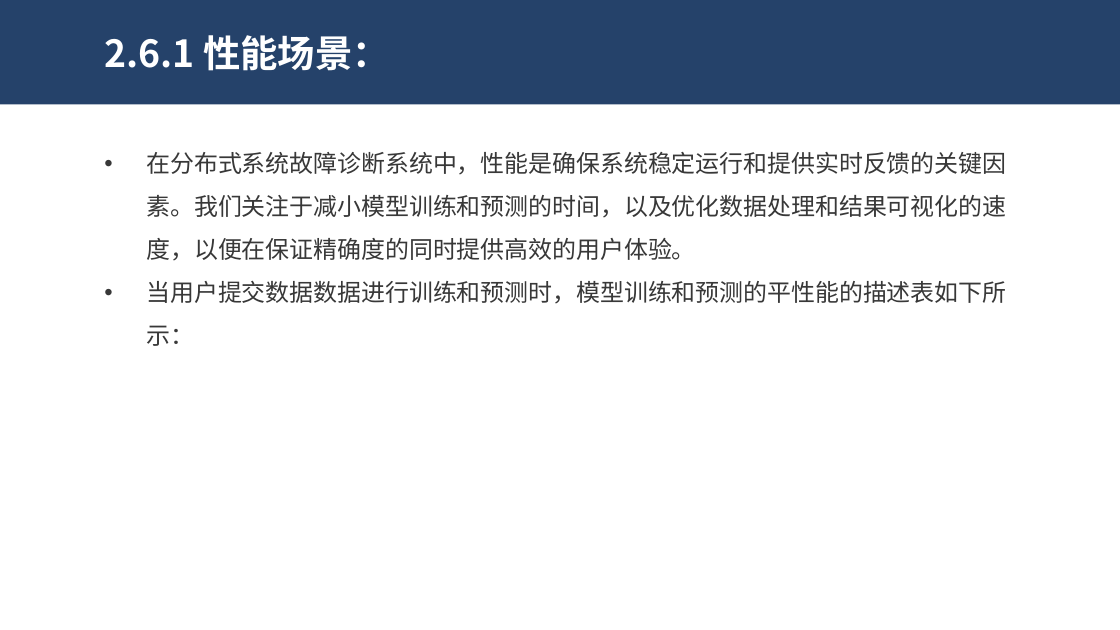
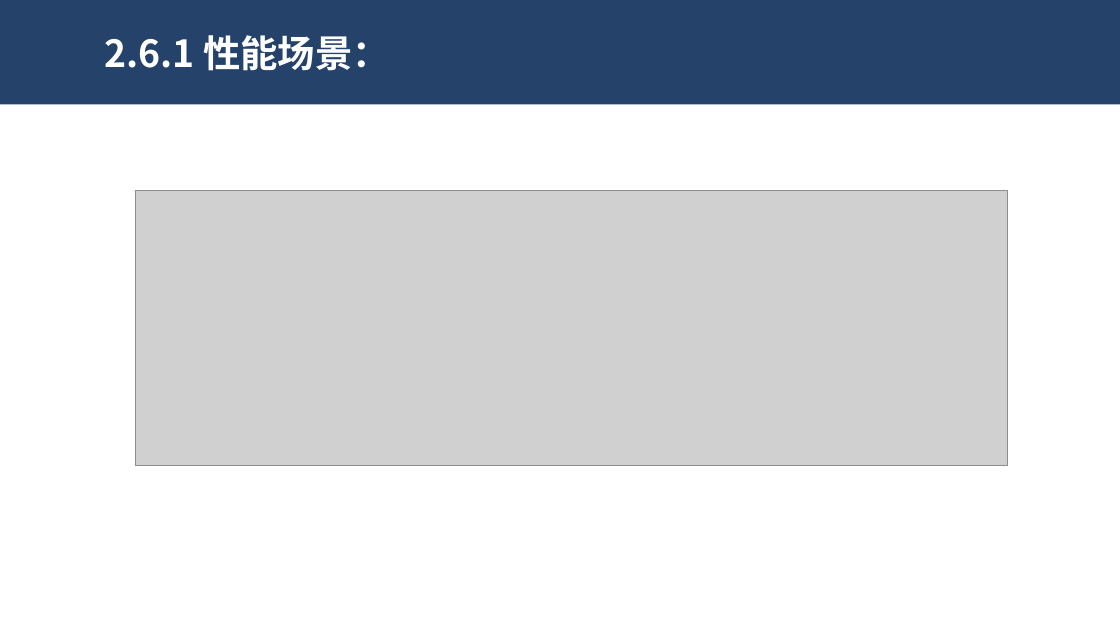
Before and after one commit to dekrt/SoftwareArchitecture, a slide deck: slide 26 of 架构设计-ArchitectureDesign/ArchitectureDesign.pptx (slide 25 before the commit). Drawn at 1120x630 pixels with LibreOffice and Linux fonts; fonts in the diff are those of the drawing; grey boxes stand for pictures. Boxes give left, top, right and bottom in pixels: in the first picture for what was removed or moved away, otherwise in the second. Text is boxed around its words. In the diff, an @@ line names an element or a change of style, - is before the commit and + after.

```diff
--- a/架构设计-ArchitectureDesign/ArchitectureDesign.pptx
+++ b/架构设计-ArchitectureDesign/ArchitectureDesign.pptx
@@ text removed at (146, 152, 1006, 346) @@
-• 在分布式系统故障诊断系统中，性能是确保系统稳定运行和提供实时反馈的关键因素。我们关注于减小模型训练和预测的时间，以及优化数据处理和结果可视化的速度，以便在保证精确度的同时提供高效的用户体验。
-• 当用户提交数据数据进行训练和预测时，模型训练和预测的平性能的描述表如下所示：
@@ picture added at (136, 190, 1008, 466) @@
```
Also in this commit, not shown: 8 other slides changed, 5 slides added, 1 slide removed, 3 other files.
